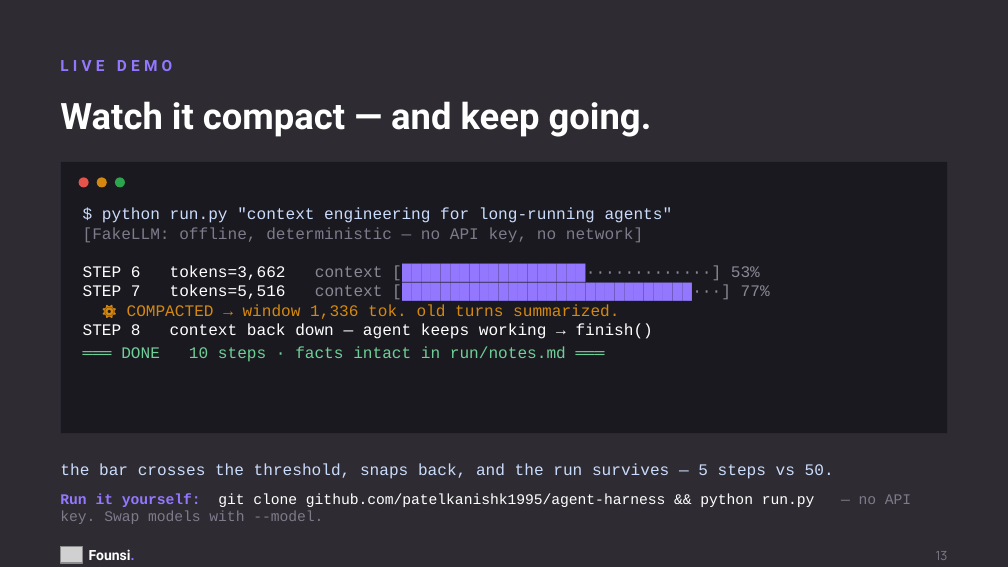
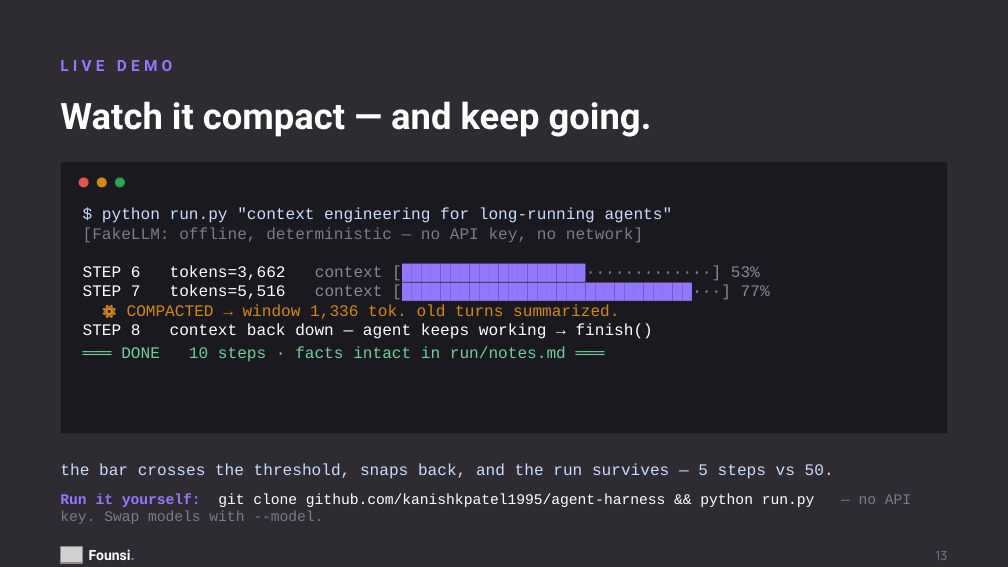
Before and after one commit to kanishkpatel1995/agent-harness, a slide deck: slide 13 of presentation/founsi-context-engineering.pptx. Drawn at 1008x567 pixels with LibreOffice and Linux fonts; fonts in the diff are those of the drawing; grey boxes stand for pictures. Boxes give left, top, right and bottom in pixels: in the first picture for what was removed or moved away, otherwise in the second. Text is boxed around its words. In the diff, an @@ line names an element or a change of style, - is before the commit and + after.

```diff
--- a/presentation/founsi-context-engineering.pptx
+++ b/presentation/founsi-context-engineering.pptx
@@ text at bbox=[60, 493, 815, 524]: text changed @@
-Run it yourself: git clone github.com/patelkanishk1995/agent-harness && python run.py — no API key. Swap models with --model.
+Run it yourself: git clone github.com/kanishkpatel1995/agent-harness && python run.py — no API key. Swap models with --model.
```
Also in this commit, not shown: 15 other files.
